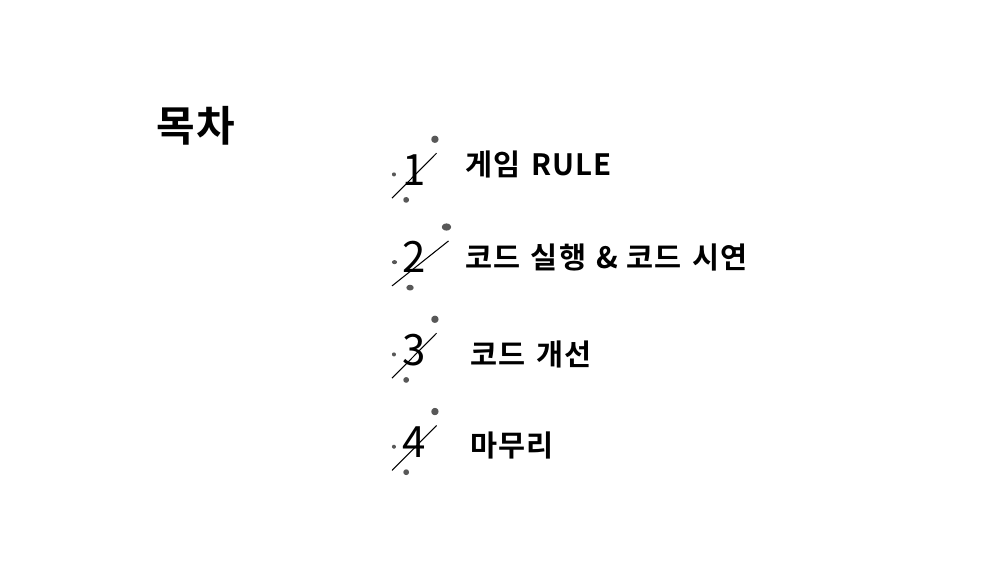
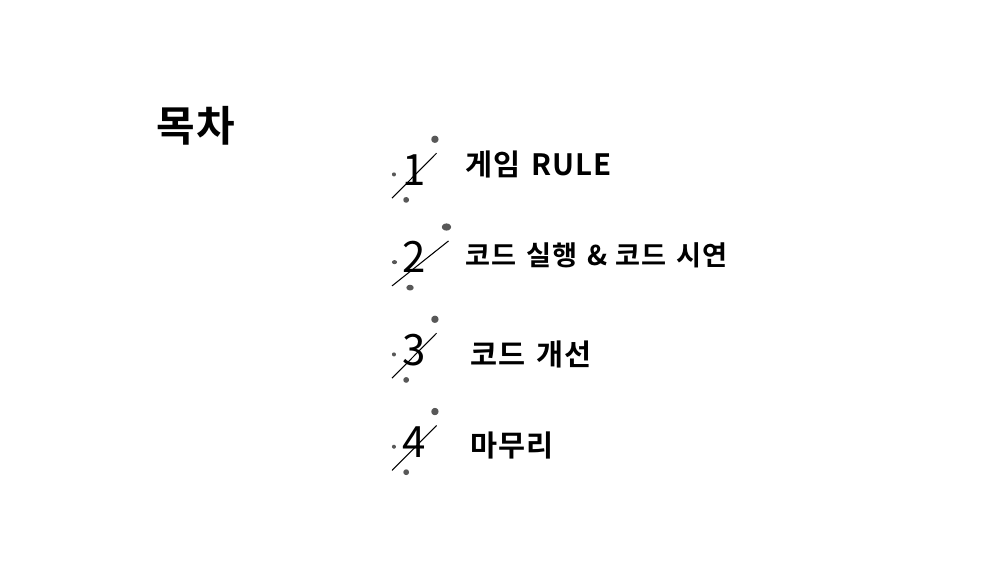
Before and after one commit to aldzl923/C-, a slide deck: slide 2 of Baseball/C++_프로젝트_야구게임.pptx. Drawn at 1008x567 pixels with LibreOffice and Linux fonts; fonts in the diff are those of the drawing; background and template pictures are left out. Boxes give left, top, right and bottom in pixels: in the first picture for what was removed or moved away, otherwise in the second. Text is boxed around its words. In the diff, an @@ line names an element or a change of style, - is before the commit and + after.

```diff
--- a/Baseball/C++_프로젝트_야구게임.pptx
+++ b/Baseball/C++_프로젝트_야구게임.pptx
@@ text "코드 실행 & 코드 시연" at [466,242,727,268]: size 28 to 25.9 pt @@
```
Also in this commit, not shown: 4 other slides changed, 1 slide added, 1 other file.
